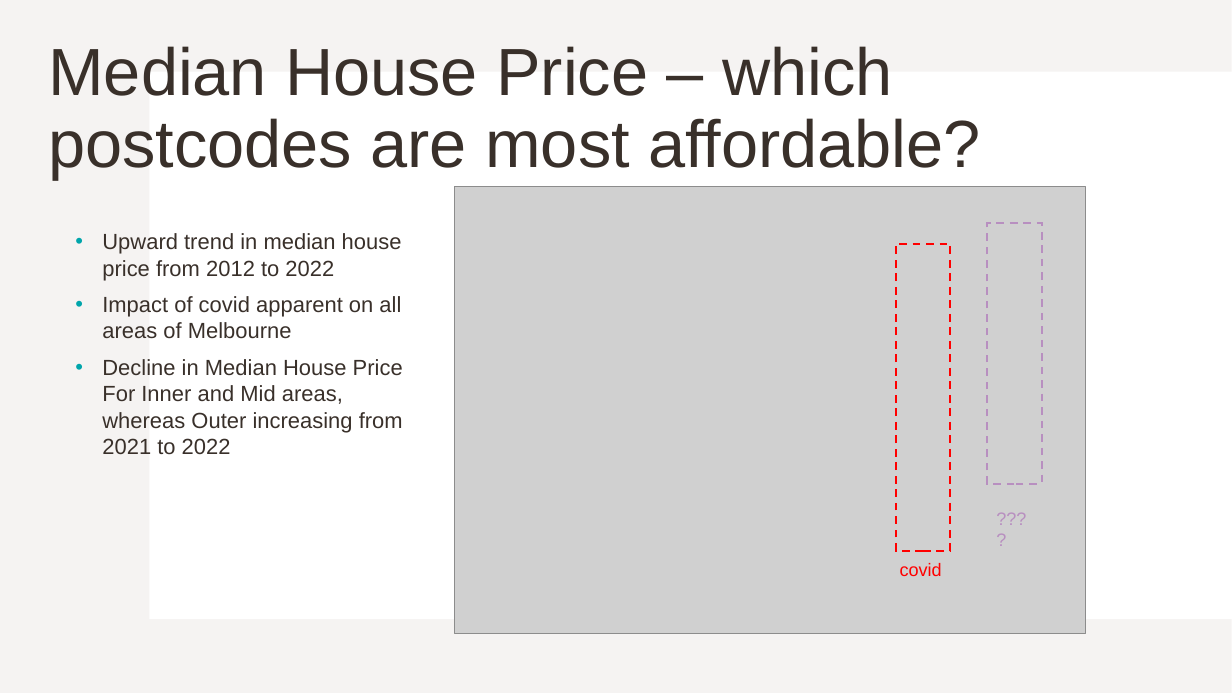
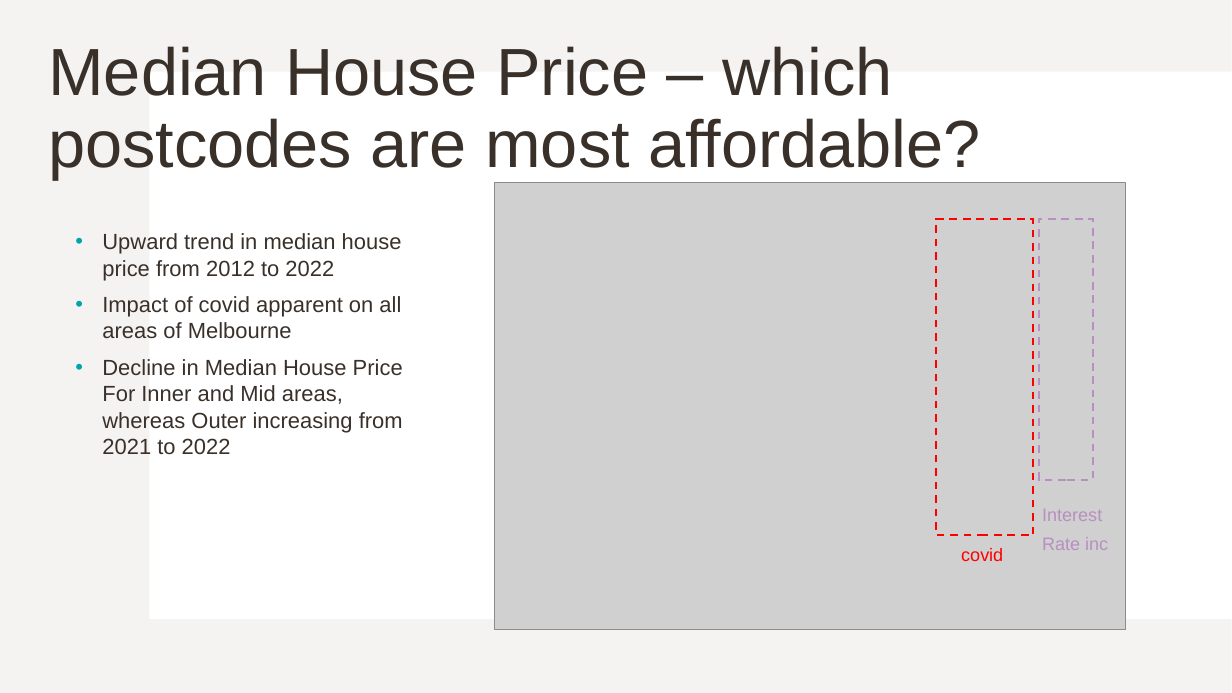
Before and after one commit to Kakhai1/bootcamp_project, a slide deck: slide 8 of Project 1 - Group 6 Slides_KT.pptx (slide 3 before the commit). Drawn at 1232x693 pixels with LibreOffice and Linux fonts; fonts in the diff are those of the drawing; grey boxes stand for pictures. Boxes give left, top, right and bottom in pixels: in the first picture for what was removed or moved away, otherwise in the second. Text is boxed around its words. In the diff, an @@ line names an element or a change of style, - is before the commit and + after.

```diff
--- a/Project 1 - Group 6 Slides_KT.pptx
+++ b/Project 1 - Group 6 Slides_KT.pptx
@@ picture: place and size @@
-picture at (455,187,1085,634)
+picture at (494,182,1125,629)
@@ rectangle: place and size @@
-rectangle at (897,244,951,551)
+rectangle at (936,219,1033,535)
@@ rectangle: place and size @@
-rectangle at (987,223,1042,483)
+rectangle at (1039,219,1093,480)
@@ text at (1042,509,1108,550): text changed @@
-????
+Interest
+Rate inc
@@ text "covid": place and size @@
-text "covid" at (900,563,942,576)
+text "covid" at (961,548,1003,561)
```
Also in this commit, not shown: 18 slides added, 3 other files.
